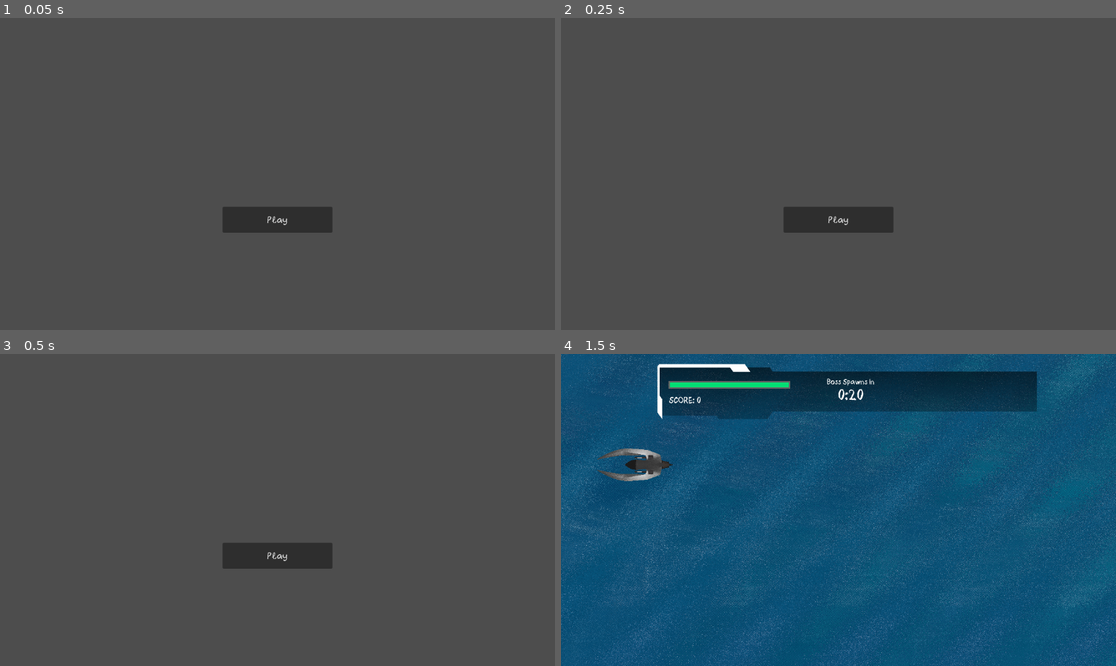
Above: before the commit, frames 1-4 (two rows, left to right).
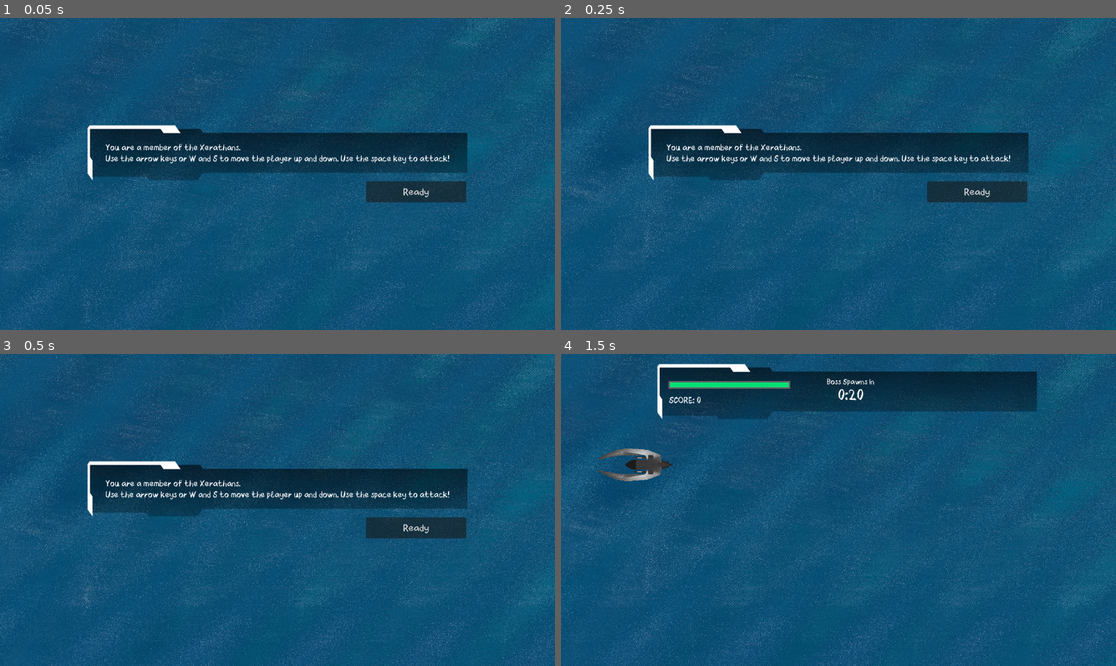
Above: after the commit, the same moments.

Repository: Winnie-Udel/father-where-are-you
Game: Godot game, scene res://scenes/main_menu.tscn
Two runs of this game, one before a commit and one after it. Both use one fixed random seed, a clock stepped at 60 frames per second and the inputs below. Video files are missing from this copy of the repository; at most half a second of black plays in their place.
Inputs (mouse positions are in pixels of both pictures, inside the frame that each line leads up to):
- Up to frame 1 (0.05 s): no input
- Up to frame 2 (0.25 s): no input
- Up to frame 3 (0.5 s): no input
- Up to frame 4 (1.5 s): click (838, 556) at 0.5 s, where only the run before the commit has a clickable "Play"; click "Ready" at 1.25 s

The runs differ from the first frame. In frame 1, 100% of the frame differs, in the area x 0-100%, y 0-100%; in frame 2, 100%; in frame 3, 100%; in frame 4, nothing differs.

Commit message:
Added cutscenes and refined main screen

Diff:
--- a/project.godot
+++ b/project.godot
@@ -41,7 +41,3 @@
 2d_physics/layer_2="enemy"
 2d_physics/layer_3="laser"
 2d_physics/layer_4="enemy laser"
-
-[rendering]
-
-renderer/rendering_method="gl_compatibility"
--- a/scenes/main_menu.tscn
+++ b/scenes/main_menu.tscn
@@ -1,14 +1,71 @@
-[gd_scene load_steps=5 format=3 uid="uid://deoxmwbxqvivv"]
+[gd_scene load_steps=9 format=3 uid="uid://deoxmwbxqvivv"]
 
 [ext_resource type="Script" path="res://scripts/main_menu.gd" id="1_afjbn"]
 [ext_resource type="AudioStream" uid="uid://bnsl72tedse41" path="res://audio/sound effect/Menu Selection Click.wav" id="2_aykil"]
+[ext_resource type="VideoStream" path="res://cutscenes/0001-0600.ogv" id="2_c2iv6"]
 [ext_resource type="FontFile" uid="uid://3gj20nwrx5pw" path="res://fonts/CrayonLibre.ttf" id="2_u37nc"]
+[ext_resource type="Texture2D" uid="uid://d16h2uxhfihvq" path="res://assets/backgroundSpace_01.1.png" id="3_07gyk"]
+[ext_resource type="Texture2D" uid="uid://cuuhimtiw0tn4" path="res://assets/futureui1.png" id="3_p0sti"]
 [ext_resource type="AudioStream" uid="uid://bru3qstml80be" path="res://audio/music/awesomeness.wav" id="4_vfore"]
+[ext_resource type="AudioStream" uid="uid://8uxv1psifb7q" path="res://audio/music/Heroic Demise (New).mp3" id="6_u8jm0"]
 
 [node name="MainMenu" type="Node"]
 script = ExtResource("1_afjbn")
 
-[node name="Play" type="Button" parent="."]
+[node name="Cutscene" type="VideoStreamPlayer" parent="."]
+anchors_preset = 15
+anchor_right = 1.0
+anchor_bottom = 1.0
+offset_right = 768.0
+offset_bottom = 440.0
+grow_horizontal = 2
+grow_vertical = 2
+scale = Vector2(0.6, 0.6)
+stream = ExtResource("2_c2iv6")
+autoplay = true
+expand = true
+
+[node name="MainUI" type="CanvasLayer" parent="."]
+
+[node name="Background" type="Sprite2D" parent="MainUI"]
+texture_filter = 1
+position = Vector2(583, 348)
+scale = Vector2(1.41113, 1.12061)
+texture = ExtResource("3_07gyk")
+
+[node name="UI" type="NinePatchRect" parent="MainUI"]
+anchors_preset = 8
+anchor_left = 0.5
+anchor_top = 0.5
+anchor_right = 0.5
+anchor_bottom = 0.5
+offset_left = -490.0
+offset_top = -141.5
+offset_right = 481.0
+offset_bottom = 54.5
+grow_horizontal = 2
+grow_vertical = 2
+texture = ExtResource("3_p0sti")
+region_rect = Rect2(4.40021, 2.00018, 2682.87, 276)
+
+[node name="Label" type="Label" parent="MainUI"]
+texture_filter = 1
+anchors_preset = 8
+anchor_left = 0.5
+anchor_top = 0.5
+anchor_right = 0.5
+anchor_bottom = 0.5
+offset_left = -378.5
+offset_top = -84.5
+offset_right = 378.5
+offset_bottom = -3.5
+grow_horizontal = 2
+grow_vertical = 2
+theme_override_fonts/font = ExtResource("2_u37nc")
+theme_override_font_sizes/font_size = 65
+text = "Father, Where Are You?"
+
+[node name="Play" type="Button" parent="MainUI"]
 texture_filter = 1
 anchors_preset = 8
 anchor_left = 0.5
@@ -31,5 +88,10 @@
 [node name="Music" type="AudioStreamPlayer" parent="."]
 stream = ExtResource("4_vfore")
 
-[connection signal="button_down" from="Play" to="." method="_on_play_button_down"]
-[connection signal="pressed" from="Play" to="." method="_on_play_pressed"]
+[node name="SceneMusic" type="AudioStreamPlayer" parent="."]
+stream = ExtResource("6_u8jm0")
+volume_db = -5.0
+
+[connection signal="finished" from="Cutscene" to="." method="_on_cutscene_finished"]
+[connection signal="button_down" from="MainUI/Play" to="." method="_on_play_button_down"]
+[connection signal="pressed" from="MainUI/Play" to="." method="_on_play_pressed"]
--- a/scripts/main_menu.gd
+++ b/scripts/main_menu.gd
@@ -1,13 +1,24 @@
 extends Node
 
 @onready var click = $Click
+@onready var button = get_node("MainUI/Play")
 @onready var music = $Music
+@onready var scene_music = $SceneMusic
+@onready var cutscene = $Cutscene
+@onready var ui = $MainUI
 
 func _ready():
+	cutscene.hide()
 	music.play()
 
 func _on_play_pressed():
-	get_tree().change_scene_to_file("res://scenes/instruction.tscn")
+	music.stop()
+	scene_music.play()
+	cutscene.show()
+	ui.hide()
 
 func _on_play_button_down():
 	click.play()
+
+func _on_cutscene_finished():
+	get_tree().change_scene_to_file("res://scenes/instruction.tscn")
Binary file added: assets/backgroundSpace_01.1.png
Not shown, added: assets/backgroundSpace_01.1.png.import
Not shown, added: audio/music/Heroic Demise (New).mp3.import
Not shown, changed: README.md
Not shown, added: audio/music/Heroic Demise (New).mp3
Not shown, added: cutscenes/0001-0600.ogv
